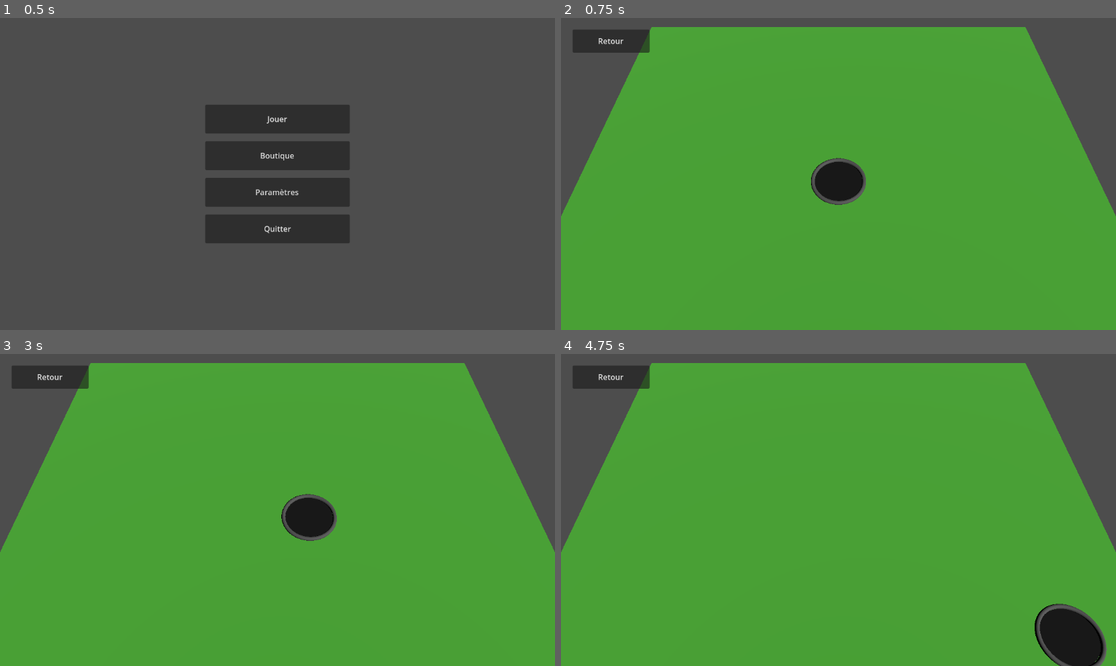
Above: before the commit, frames 1-4 (two rows, left to right).
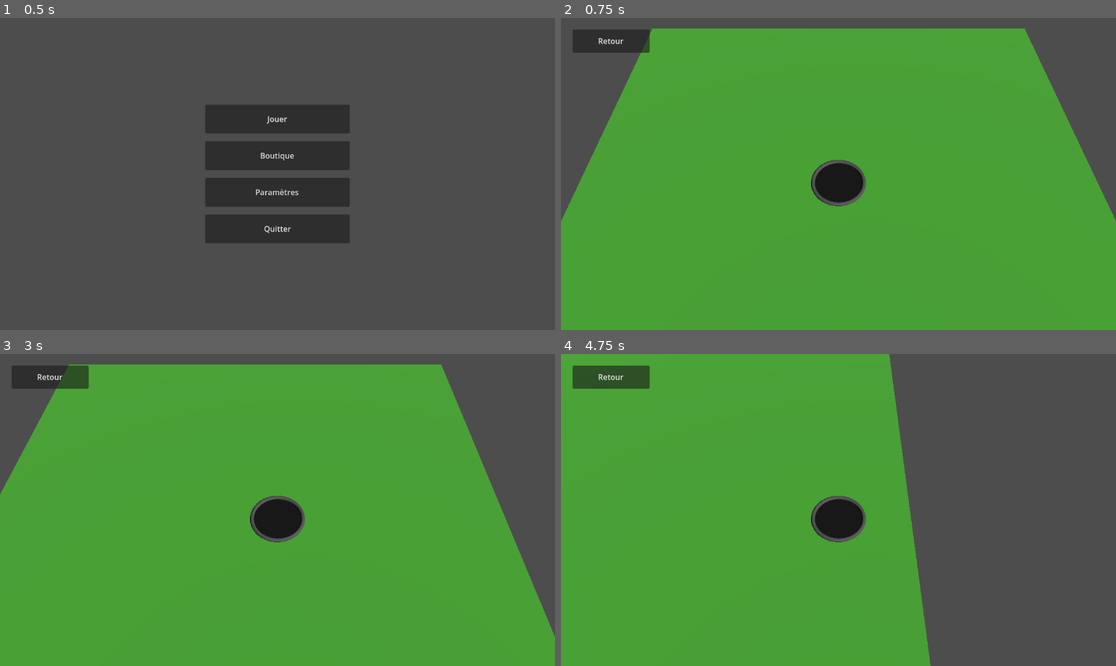
Above: after the commit, the same moments.

Repository: NeTi-Entertainment/hole-game
Game: Godot game, scene res://scenes/ui/root/ui_root.tscn
Two runs of this game, one before a commit and one after it. Both use one fixed random seed, a clock stepped at 60 frames per second and the inputs below.
Inputs:
- Up to frame 1 (0.5 s): no input
- Up to frame 2 (0.75 s): click "Jouer" at 0.5 s
- Up to frame 3 (3 s): click "Retour" at 1.25 s; click "Jouer" at 2 s; tap Enter at 2.75 s; hold D (move_right) from 2.78 s (still down)
- Up to frame 4 (4.75 s): release D (move_right) at 3.53 s; hold S (move_down) 3.53-4.28 s; hold D (move_right) from 4.28 s (still down)

Frame 1 is identical in both runs. In frame 2, 1.0% of the frame differs, in the area x 0-100%, y 2-66%; in frame 3, 8.5%; in frame 4, 38%, in the area x 0-100%, y 0-100%.

Commit message:
camera up

Diff:
--- a/scenes/game/game_screen.tscn
+++ b/scenes/game/game_screen.tscn
@@ -1,7 +1,8 @@
-[gd_scene load_steps=6 format=3 uid="uid://ba8fpop8mn4cp"]
+[gd_scene load_steps=7 format=3 uid="uid://ba8fpop8mn4cp"]
 
 [ext_resource type="Script" uid="uid://c1ke2qe1siiob" path="res://scripts/game/screen/game_screen.gd" id="1_h5hde"]
 [ext_resource type="Material" uid="uid://jsnjbe7vtpe5" path="res://assets/materials/ground_material.tres" id="1_rs55t"]
+[ext_resource type="Script" uid="uid://dtbdrrjofpdkl" path="res://scripts/game/camera/follow_camera.gd" id="2_xbn6y"]
 [ext_resource type="PackedScene" uid="uid://cq65os5tpt842" path="res://scenes/game/hole/hole_player.tscn" id="3_u3wq2"]
 
 [sub_resource type="PlaneMesh" id="PlaneMesh_h5hde"]
@@ -44,6 +45,8 @@
 transform = Transform3D(1, 0, 0, 0, 0.573576, 0.819152, 0, -0.819152, 0.573576, 0, 12, 8)
 current = true
 fov = 45.0
+script = ExtResource("2_xbn6y")
+target_path = NodePath("../HolePlayer")
 
 [node name="SunLight" type="DirectionalLight3D" parent="GameViewportContainer/GameViewport/GameWorld"]
 unique_name_in_owner = true
--- /dev/null
+++ b/scripts/game/camera/follow_camera.gd
@@ -0,0 +1,54 @@
+extends Camera3D
+
+@export var target_path: NodePath
+@export var height: float = 12.0
+@export var distance_back: float = 8.0
+@export var fixed_rotation_degrees: Vector3 = Vector3(-55.0, 0.0, 0.0)
+
+var _target: Node3D = null
+
+
+func _ready() -> void:
+	_resolve_target()
+	_apply_fixed_rotation()
+	_snap_to_target()
+
+
+func _process(_delta: float) -> void:
+	if _target == null:
+		_resolve_target()
+
+	if _target == null:
+		return
+
+	_follow_target_exactly()
+	_apply_fixed_rotation()
+
+
+func _resolve_target() -> void:
+	if target_path.is_empty():
+		return
+
+	var found_node := get_node_or_null(target_path)
+
+	if found_node is Node3D:
+		_target = found_node
+
+
+func _snap_to_target() -> void:
+	if _target == null:
+		return
+
+	_follow_target_exactly()
+
+
+func _follow_target_exactly() -> void:
+	global_position = Vector3(
+		_target.global_position.x,
+		_target.global_position.y + height,
+		_target.global_position.z + distance_back
+	)
+
+
+func _apply_fixed_rotation() -> void:
+	rotation_degrees = fixed_rotation_degrees
Not shown, added: scripts/game/camera/follow_camera.gd.uid
